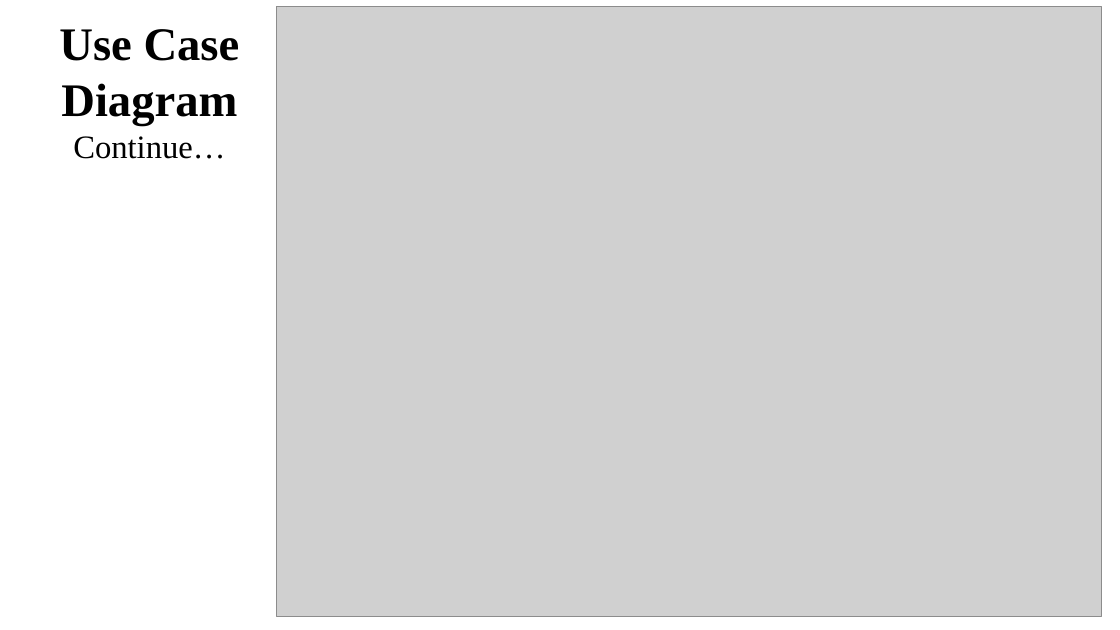
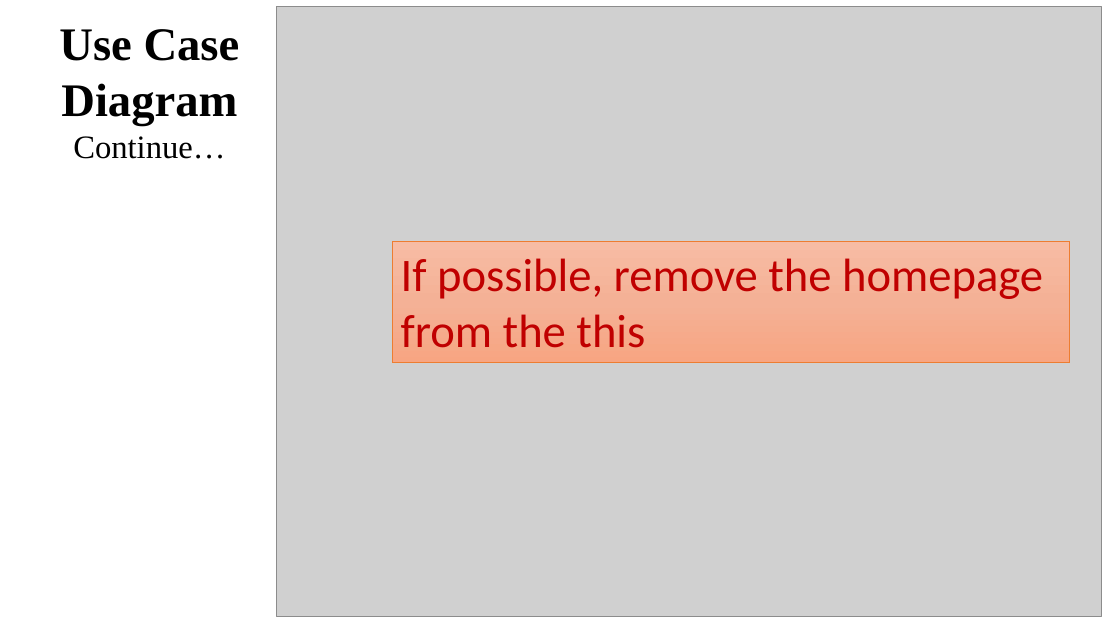
Before and after one commit to KIET-Github/CS-2024-A, a slide deck: slide 12 of PCS24-6-Hanu/Presentation - Smart Care.pptx (slide 14 before the commit). Drawn at 1120x630 pixels with LibreOffice and Linux fonts; fonts in the diff are those of the drawing; grey boxes stand for pictures. Boxes give left, top, right and bottom in pixels: in the first picture for what was removed or moved away, otherwise in the second. Text is boxed around its words. In the diff, an @@ line names an element or a change of style, - is before the commit and + after.

```diff
--- a/PCS24-6-Hanu/Presentation - Smart Care.pptx
+++ b/PCS24-6-Hanu/Presentation - Smart Care.pptx
@@ rectangle added at [392, 241, 1069, 363], fill gradient #F7BDA5 to #F5B196 to #F8A582, outline #ED7D31 0.5 pt, 40 pt, text #C00000 @@
+If possible, remove the homepage from the this
```
Also in this commit, not shown: 5 other slides changed, 1 slide added, 3 slides removed, 9 other files.
